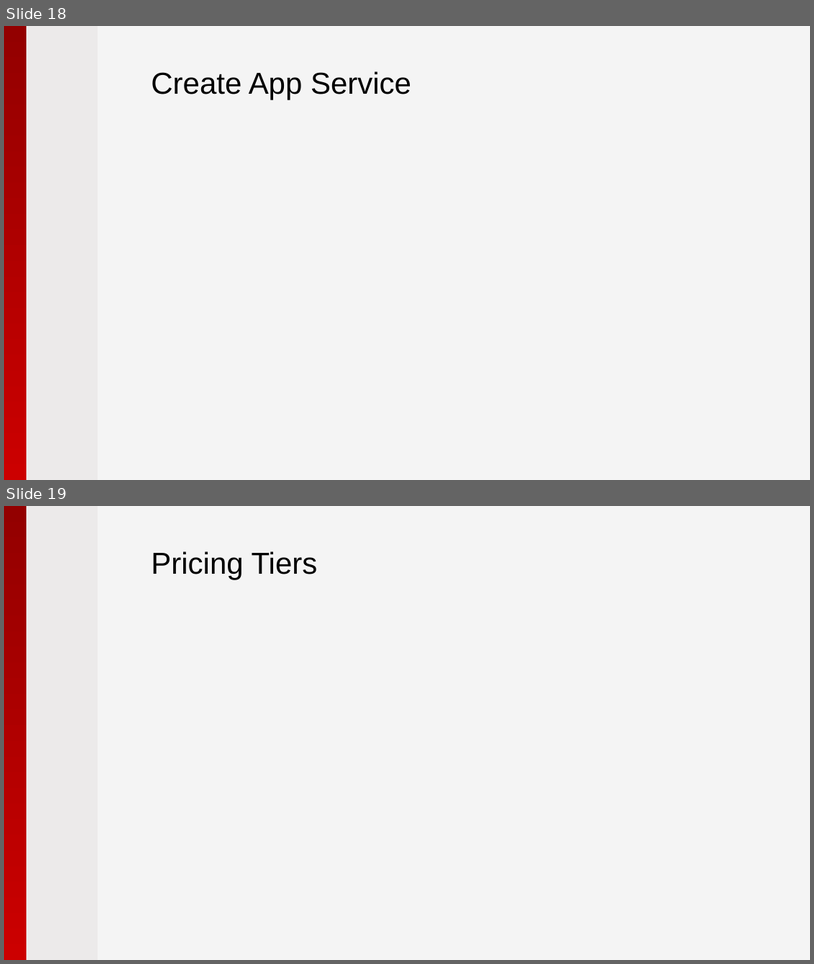
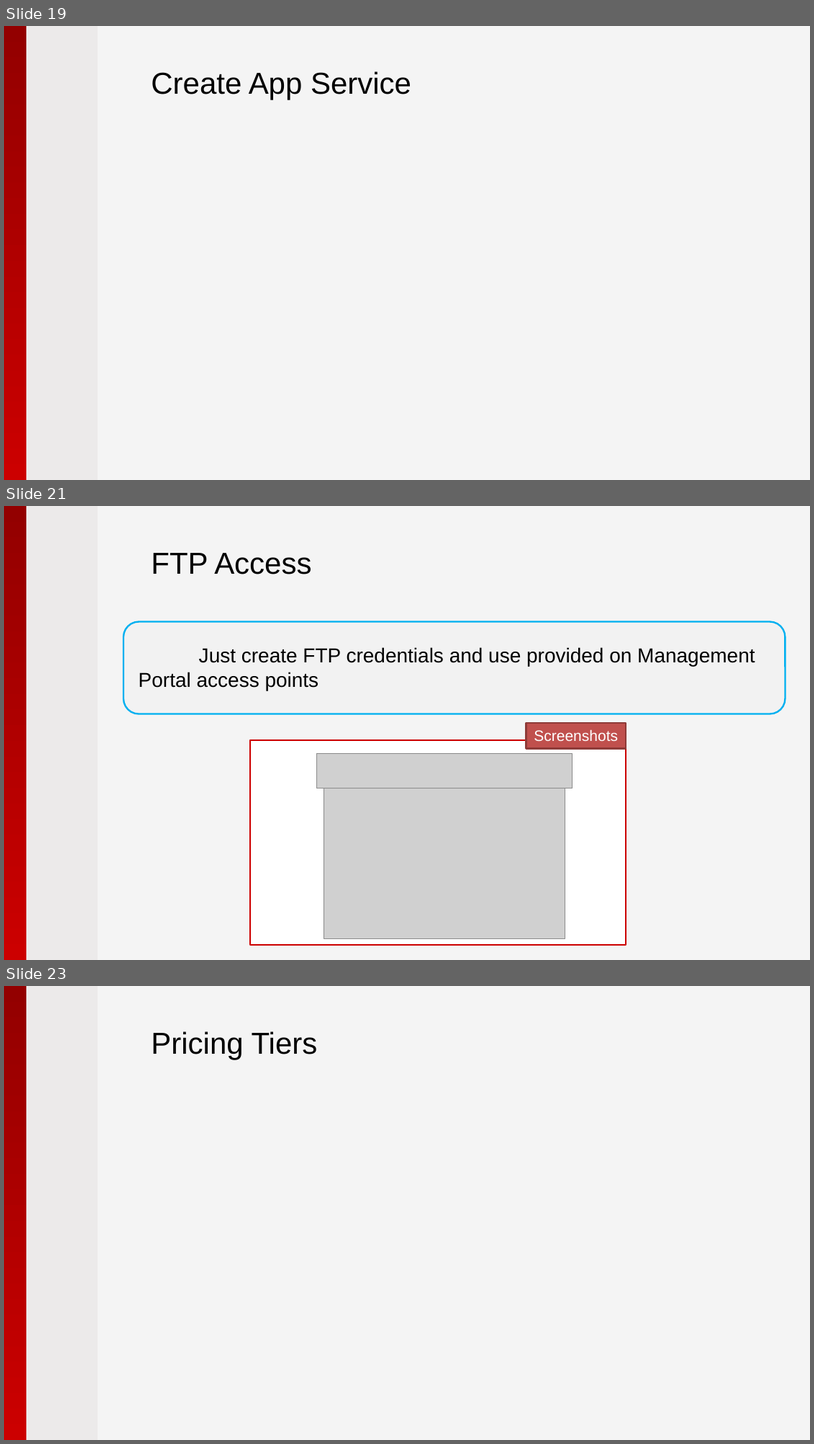
Before and after one commit to pryabov/Hackathon-2015, a slide deck: Presentation/2015 - Microsoft Azure.pptx. Shown one above the other, each under a label of ours: slides 18 and 19 before the commit, slides 19, 21 and 23 after it; the slides between them are not shown. The pictures are 814x964 and 814x1444 pixels, drawn with LibreOffice and Linux fonts; fonts in the diff are those of the drawing; grey boxes stand for pictures; background and template pictures are left out. Boxes give left, top, right and bottom in pixels: in the first picture for what was removed or moved away, otherwise in the second. Text is boxed around its words. In the diff, an @@ line names an element or a change of style, - is before the commit and + after.

```diff
--- a/Presentation/2015 - Microsoft Azure.pptx
+++ b/Presentation/2015 - Microsoft Azure.pptx
@@ slide 21 added at [4,506,810,960], background #F4F4F4; not listed: 2 template elements that a slide beside it also shows @@
@@ title added at [151,553,311,574], 36 pt, text #000000 @@
+FTP Access
@@ rounded rectangle added at [124,621,786,713], fill #F2F2F2, outline #00B0F0 2 pt @@
@@ text added at [139,647,755,690], 24 pt, text #000000 @@
+Just create FTP credentials and use provided on Management Portal access points
@@ rectangle added at [250,740,627,944], fill #FFFFFF, outline #CC0000 2 pt @@
@@ rectangle added at [527,723,627,749], fill #C0504D, outline #8E3B39 2 pt, 18 pt, text #FFFFFF @@
+Screenshots
@@ picture added at [316,753,573,788] @@
@@ picture added at [324,788,566,939] @@
@@ what was slide 18 is now slide 19 @@
@@ what was slide 19 is now slide 23 @@
```
Also in this commit, not shown: 1 slide changed, 3 other slides added, 2 other files.
